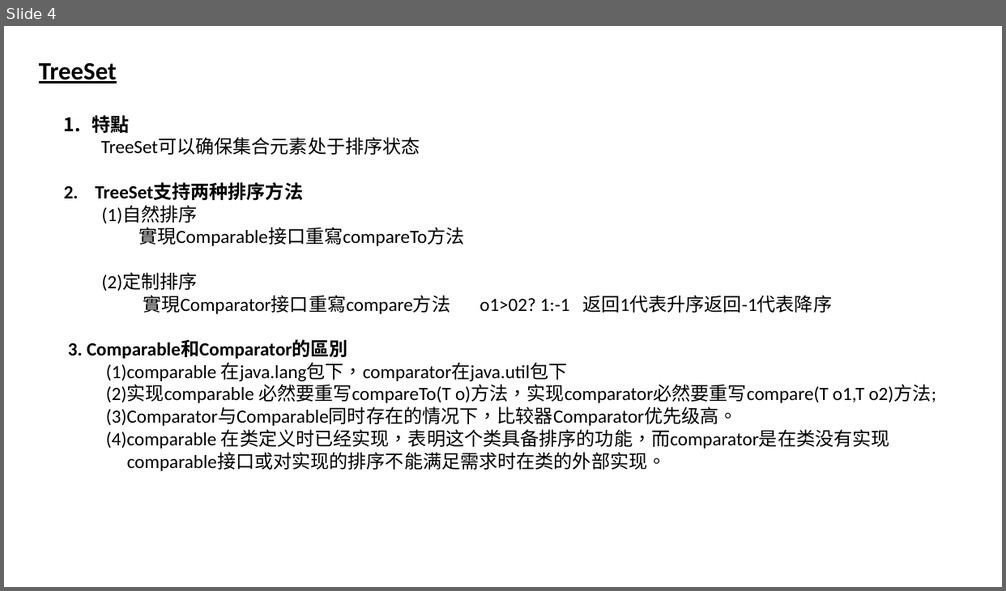
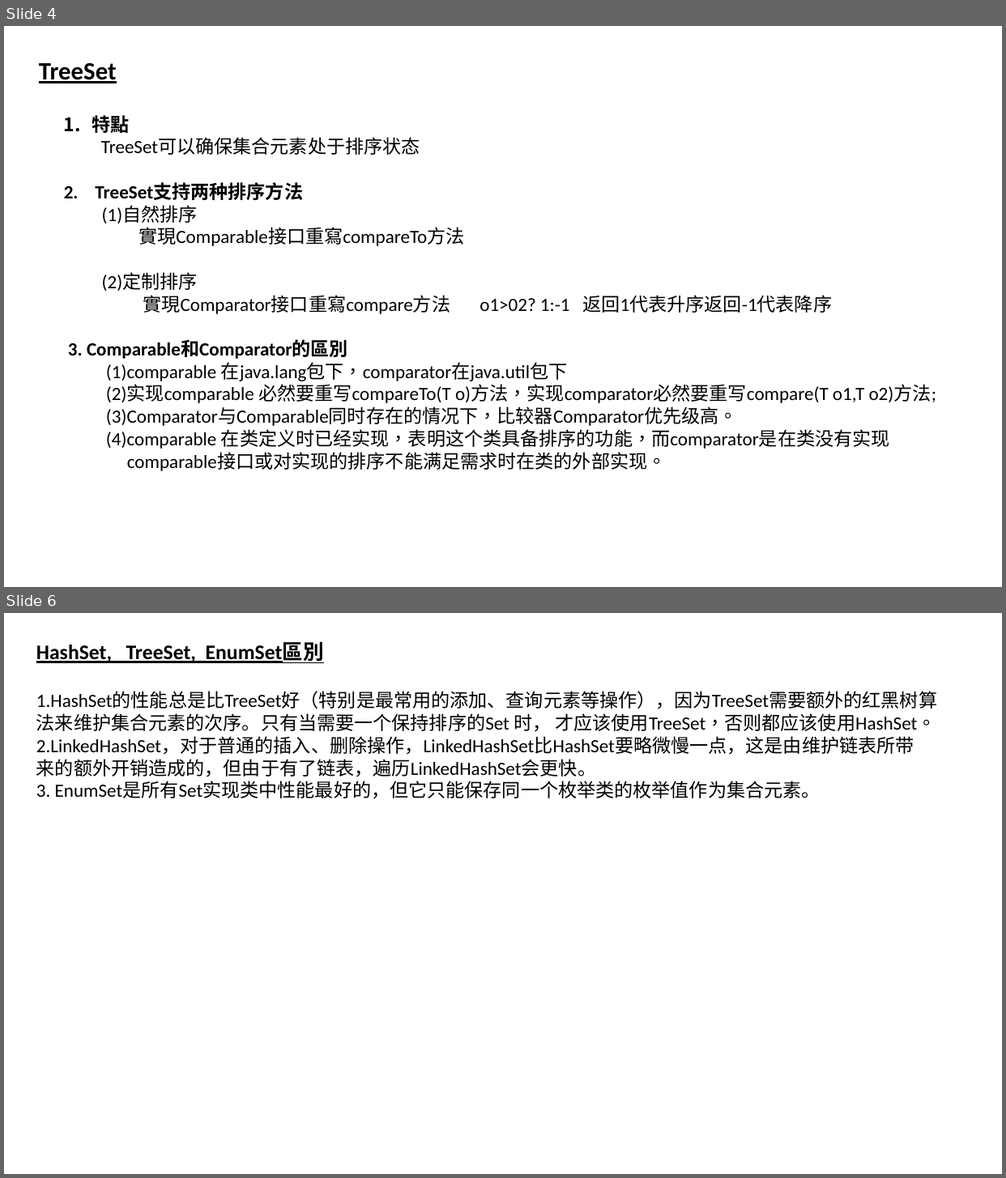
Before and after one commit to luchaojun/ChaojunStudy, a slide deck: JavaStudy/JavaStudyNote/Collection-Map/Java_Set.pptx. Shown one above the other, each under a label of ours: slide 4 before the commit, slides 4 and 6 after it; the slides between them are not shown. The pictures are 1006x591 and 1006x1178 pixels, drawn with LibreOffice and Linux fonts; fonts in the diff are those of the drawing. Boxes give left, top, right and bottom in pixels: in the first picture for what was removed or moved away, otherwise in the second. Text is boxed around its words. In the diff, an @@ line names an element or a change of style, - is before the commit and + after.

Commit message:
Add the EnumSet into pptx

```diff
--- a/JavaStudy/JavaStudyNote/Collection-Map/Java_Set.pptx
+++ b/JavaStudy/JavaStudyNote/Collection-Map/Java_Set.pptx
@@ slide 6 added at box(4, 613, 1002, 1174), background #FFFFFF @@
@@ text added at box(36, 642, 937, 799), 18 pt, text #000000 @@
+HashSet, TreeSet, EnumSet區別
+1.HashSet的性能总是比TreeSet好（特别是最常用的添加、查询元素等操作），因为TreeSet需要额外的红黑树算法来维护集合元素的次序。只有当需要一个保持排序的Set 时， 才应该使用TreeSet，否则都应该使用HashSet。
+2.LinkedHashSet，对于普通的插入、删除操作，LinkedHashSet比HashSet要略微慢一点，这是由维护链表所带
+来的额外开销造成的，但由于有了链表，遍历LinkedHashSet会更快。
+3. EnumSet是所有Set实现类中性能最好的，但它只能保存同一个枚举类的枚举值作为集合元素。
```
Also in this commit, not shown: 1 other slide added.
